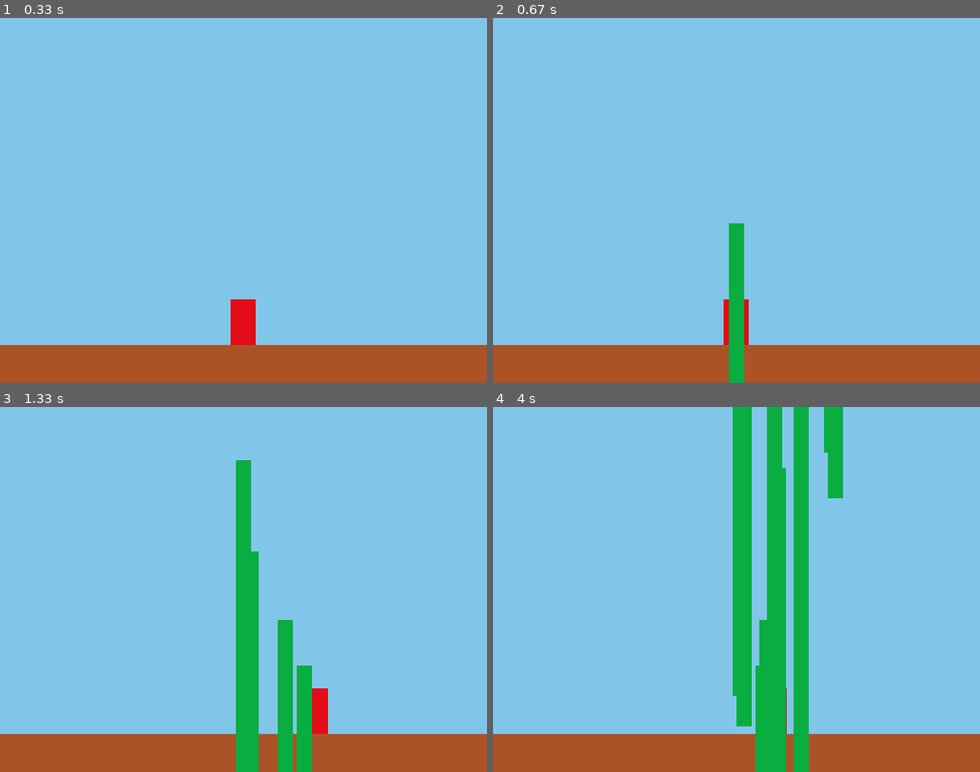
Above: before the commit, frames 1-4 (two rows, left to right).
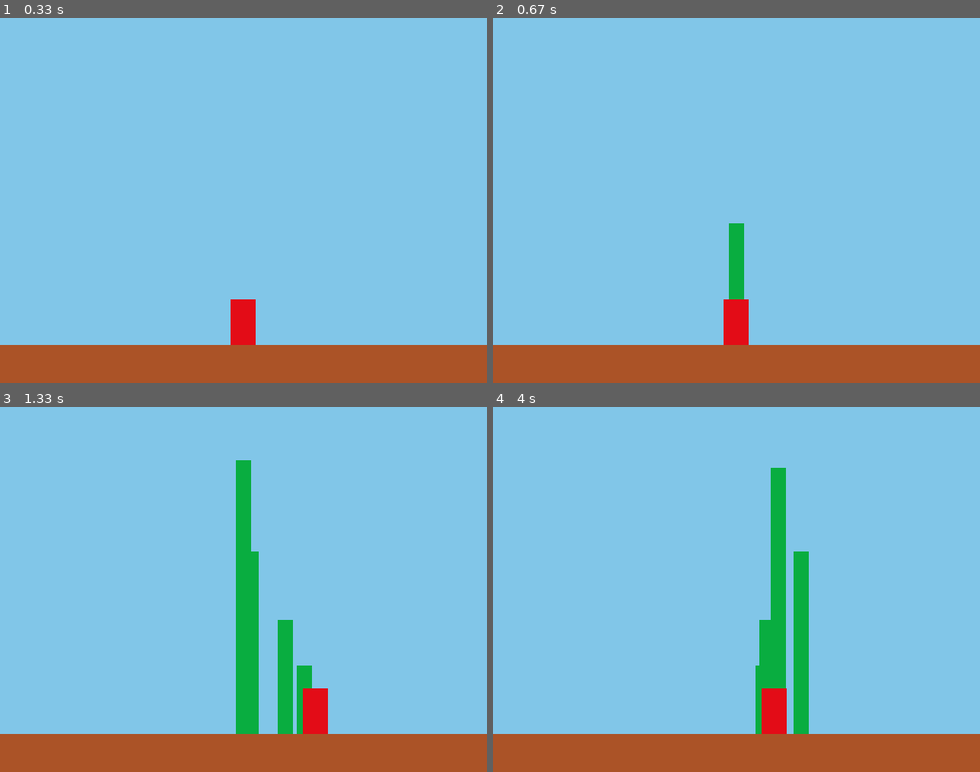
Above: after the commit, the same moments.

Repository: bbjoony/python_game
Game: pygame game, started from pygame_project/2_weapon_keyevent.py
Two runs of this game, one before a commit and one after it. Both use one fixed random seed, a clock stepped at 60 frames per second and the inputs below.
Inputs:
- Up to frame 1 (0.33 s): no input
- Up to frame 2 (0.67 s): tap Space at 0.33 s
- Up to frame 3 (1.33 s): hold Right 0.67-1.13 s; tap Space at 0.73, 1.03, 1.23 s; hold Right from 1.17 s (still down)
- Up to frame 4 (4 s): tap Space at 1.53, 1.73, 2.03, 2.3, 2.6, 2.73, 3.03, 3.4, 3.7, 3.9 s; release Right at 1.63 s; hold Left 1.67-2.2 s; hold Left 2.23-2.63 s; hold Right 2.67-3.3 s; hold Left 3.33-3.8 s; hold Right from 3.83 s (still down)

Frame 1 is identical in both runs. In frame 2, 0.7% of the frame differs, in the area x 48-52%, y 77-100%; in frame 3, 1.4%; in frame 4, 7.9%, in the area x 49-72%, y 0-100%.

Commit message:
무기 위치 조정

Diff:
--- a/pygame_project/2_weapon_keyevent.py
+++ b/pygame_project/2_weapon_keyevent.py
@@ -81,18 +81,23 @@
         character_x_pos = screen_width - character_width
 
     #무기 위치 조정
-    weapons = [ [w[0], w[1] - weapon_speed] for w in weapons] #무기 위치를 위로 올려줌
+    weapons = [ [w[0], w[1] - weapon_speed] for w in weapons if w[1] > 0] #무기 위치를 위로 올려줌
 
+    #천장에 닿은 무기 없애기 -> 무기 위치 조정 항목에 추가
+    # weapons = [ [w[0], w[1]] for w in weapons if w[1] > 0]
 
     # 4.충돌 처리
 
     # 5. 화면에 그리기
     screen.blit(background, (0,0))
+
+    for weapon_x_pos, weapon_y_pos in weapons:
+        screen.blit(weapon, (weapon_x_pos, weapon_y_pos))
+
     screen.blit(stage, (0, screen_height - stage_height))
     screen.blit(character, (character_x_pos, character_y_pos))
 
-    for weapon_x_pos, weapon_y_pos in weapons:
-        screen.blit(weapon, (weapon_x_pos, weapon_y_pos))
+
 
     pygame.display.update() #게임화면 다시 그리기
 
